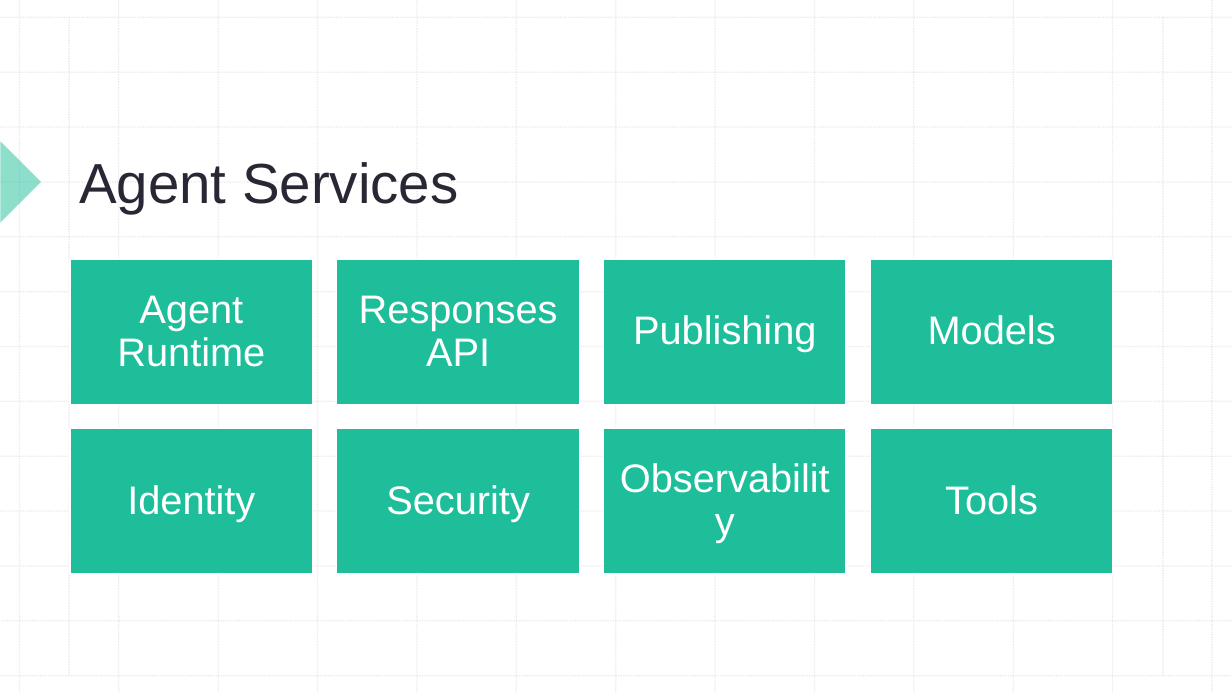
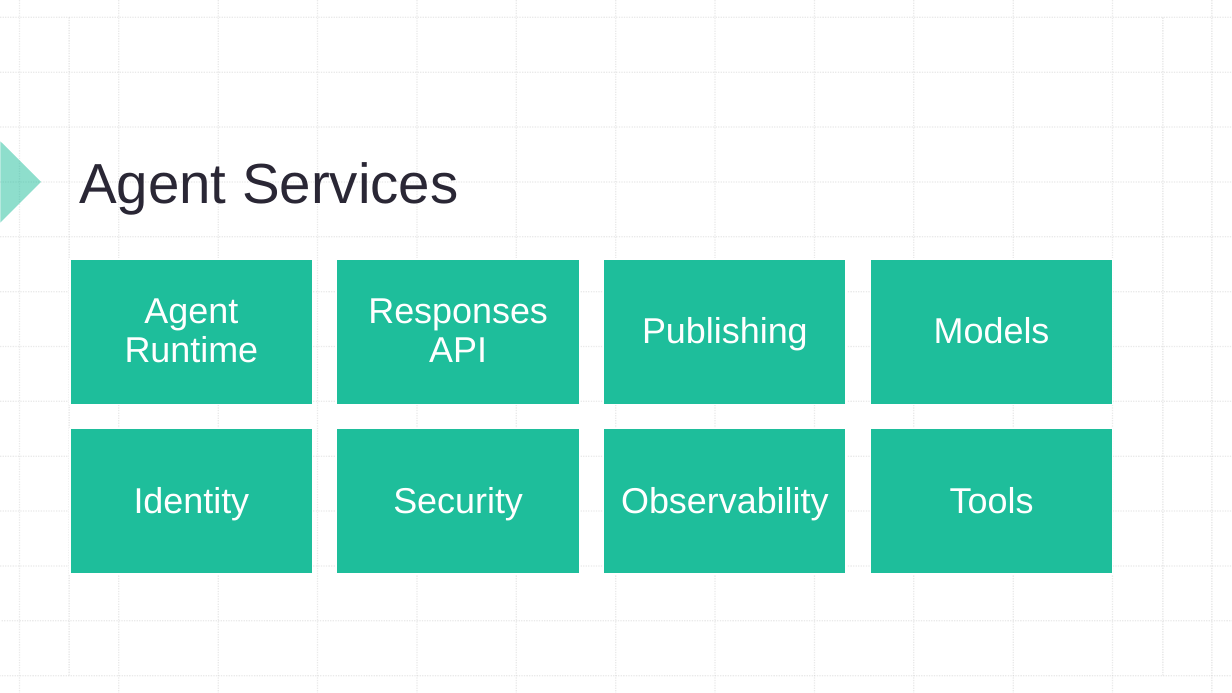
Before and after one commit to alvinashcraft/speaking, a slide deck: slide 7 of 2026/0825_NetDaySwitzerland/FoundryAgents-DotNetDay2026.pptx. Drawn at 1232x693 pixels with LibreOffice and Linux fonts; fonts in the diff are those of the drawing. Boxes give left, top, right and bottom in pixels: in the first picture for what was removed or moved away, otherwise in the second. Text is boxed around its words. In the diff, an @@ line names an element or a change of style, - is before the commit and + after.

```diff
--- a/2026/0825_NetDaySwitzerland/FoundryAgents-DotNetDay2026.pptx
+++ b/2026/0825_NetDaySwitzerland/FoundryAgents-DotNetDay2026.pptx
@@ size 31 to 28 pt; less space between paragraphs in 8 elements at [125,298,259,363], [368,298,548,362], [642,317,808,350], [934,317,1050,344], [134,487,250,520], [393,487,523,520], [621,487,828,520], [950,487,1034,514] @@
```
Also in this commit, not shown: 4 other slides changed, 1 other file.
